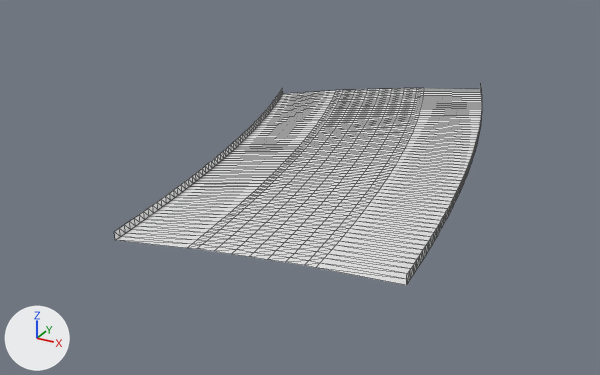
An edit to the glTF model public/assets/gen4/models/track-12.glb, drawn before and after from the same camera.
Before and after are seen from a 50 mm lens placed at (731.9, -271.1, 43.6), pointed at (682.4, -181.1, -1.4). Arrows for +X, +Y and +Z are at lower left; the lights stay in place. The picture after the commit comes second. Mesh edges are drawn as thin lines. Vertices at exactly the same position are counted once.

The first picture shows 'track-12'.
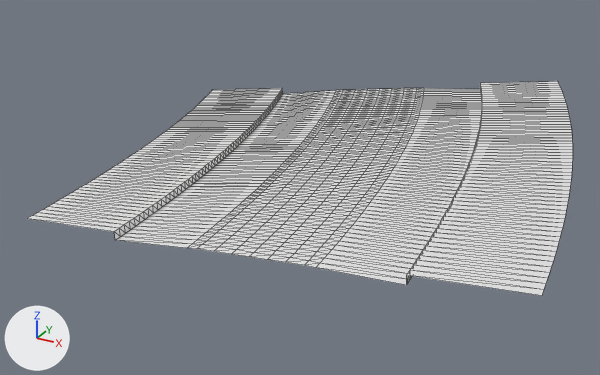
Changed parts and their boxes [x1, y1, x2, y2] in the pictures (600 x 375 px):
'track-12', reshaped (48% wider, 7% taller): before [114, 85, 482, 285]; after [27, 81, 573, 296]
part 1 of me_track_12, added: after [407, 81, 573, 296]
part 2 of me_track_12, added: after [27, 88, 282, 232]

Diff of the bpy script that builds the scene:
```diff
--- a/public/assets/gen4/models/track-12.glb.py
+++ b/public/assets/gen4/models/track-12.glb.py
@@ me_track_12 @@
 # used by ob_track_12; location = (0.0, 0.0, 0.0)
-me_track_12.from_pydata(...)  # 819 vertices, 1488 faces; spans x 664.6..708.5, y -211.1..-143.7, z 1.9..5.9
+me_track_12.from_pydata(...)  # 945 vertices, 1736 faces; spans x 653.3..720.4, y -212.0..-139.5, z 1.9..6.7
+# me_track_12 part 1
+# 46 vertices are added at x 706.1..720.4, y -207.6..-139.5, z 6.0..6.7
+# 10 new vertices lie (0.3, -1.1, 0.0) away from vertices in x 706.9..715.2, y -171.3..-141.7, z 6.0..6.4
+# 7 new vertices lie (0.2, -1.1, 0.0) away from vertices in x 715.7..718.9, y -193.3..-173.5, z 6.4..6.6
+# 124 new faces join them
+# me_track_12 part 2
+# 58 vertices are added at x 653.3..664.3, y -212.0..-159.1, z 2.1..2.8
+# 5 new vertices lie (-11.8, -2.4, -0.8) away from vertices in x 672.3..675.1, y -199.8..-182.3, z 3.3..3.5
+# 124 new faces join them
```
